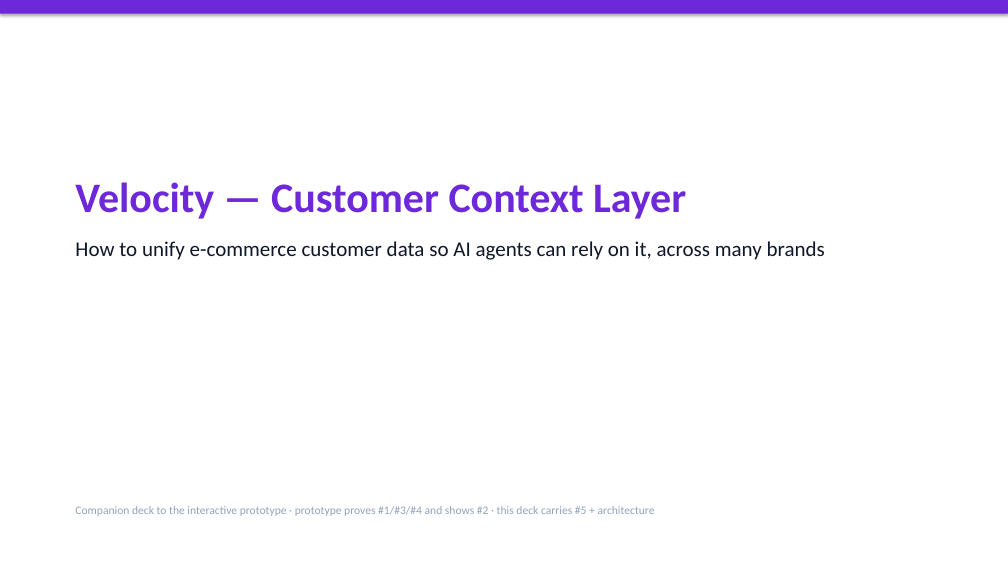
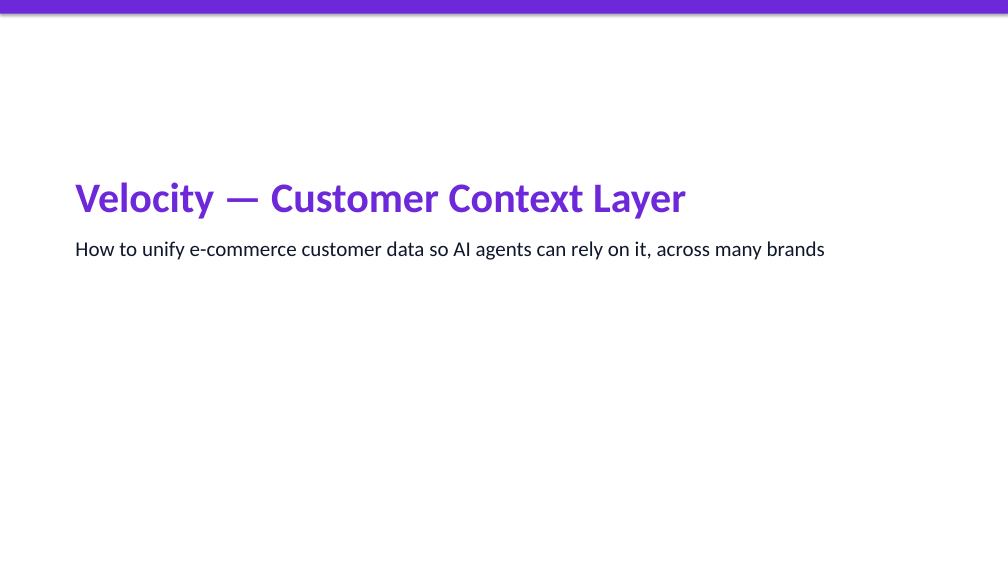
Before and after one commit to ayuvgr8/Velocity-Prototype, a slide deck: slide 1 of exports/Velocity-Context-Layer-Deck.pptx. Drawn at 1008x567 pixels with LibreOffice and Linux fonts; fonts in the diff are those of the drawing. Boxes give left, top, right and bottom in pixels: in the first picture for what was removed or moved away, otherwise in the second. Text is boxed around its words. In the diff, an @@ line names an element or a change of style, - is before the commit and + after.

```diff
--- a/exports/Velocity-Context-Layer-Deck.pptx
+++ b/exports/Velocity-Context-Layer-Deck.pptx
@@ text removed at (75,506,655,516) @@
-Companion deck to the interactive prototype · prototype proves #1/#3/#4 and shows #2 · this deck carries #5 + architecture
```
Also in this commit, not shown: 1 other slide changed, 5 other files.
